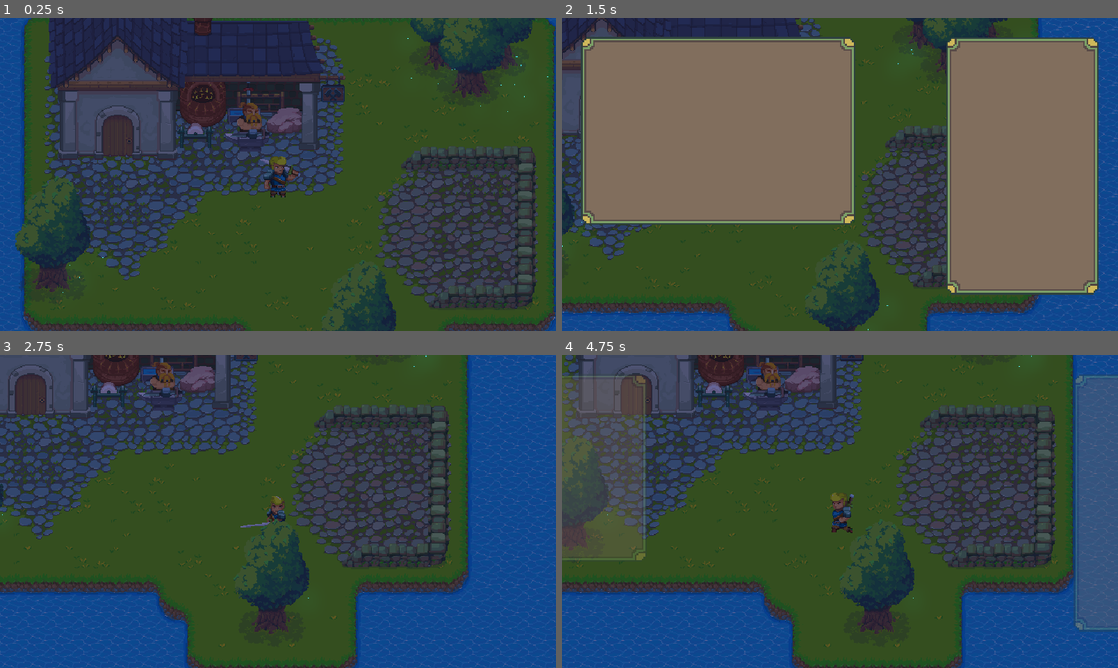
Above: before the commit, frames 1-4 (two rows, left to right).
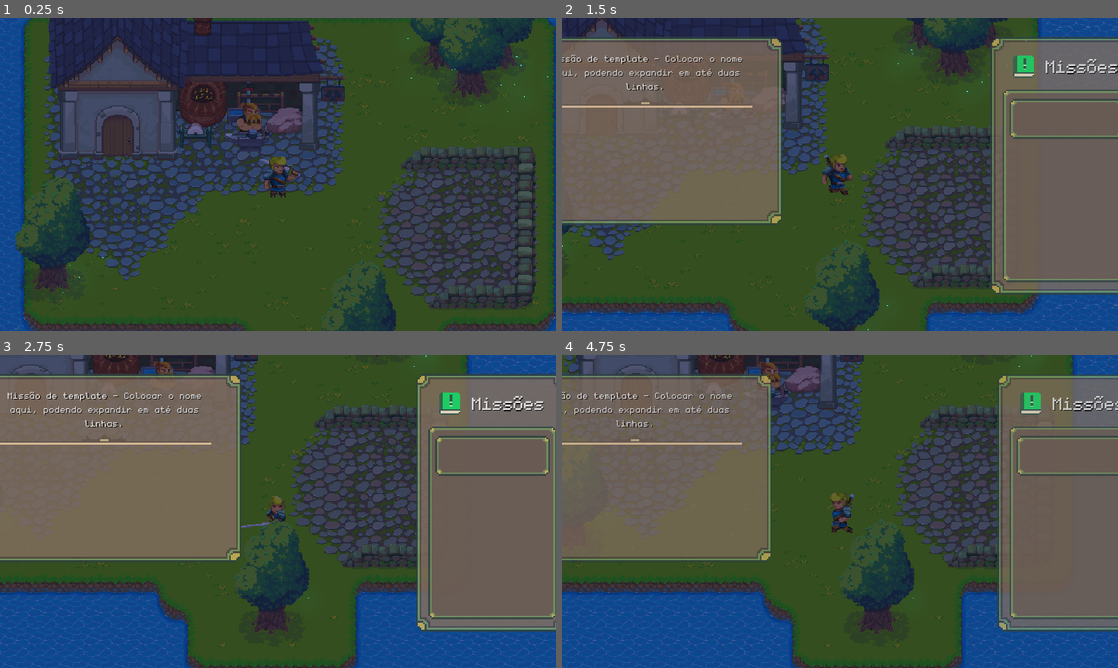
Above: after the commit, the same moments.

Repository: Bandeiraa/Shadow-World
Game: Godot game, scene res://scenes/grass_lands/management/level.tscn
Same seed, same stepped clock (60 frames per second), same inputs: the game is played once before the commit and once after it.
Inputs (mouse positions are in pixels of both pictures, inside the frame that each line leads up to):
- Up to frame 1 (0.25 s): no input
- Up to frame 2 (1.5 s): move the mouse to (962, 158) at 0.52 s; hold Right (ui_right) 0.53-1.28 s; tap I (main_container, bound only before the commit) at 0.6 s; tap Q (quest_container, bound only after the commit) at 0.8, 1.35 s; move the mouse to (728, 190) at 1.27 s; hold Down (ui_down) from 1.28 s (still down)
- Up to frame 3 (2.75 s): tap I (main_container, bound only before the commit) at 1.55 s; move the mouse to (333, 442) at 2.02 s; release Down (ui_down) at 2.03 s; hold Right (ui_right) from 2.03 s (still down); click (333, 442) at 2.1 s; tap Q (quest_container, bound only after the commit) at 2.3 s
- Up to frame 4 (4.75 s): move the mouse to (812, 574) at 2.77 s; release Right (ui_right) at 2.78 s; hold Up (ui_up) 2.78-3.53 s; tap E (interact) at 2.85 s; tap I (main_container, bound only before the commit) at 3.05, 3.6, 4.55 s; move the mouse to (1006, 558) at 3.52 s; hold Left (ui_left) from 3.53 s (still down); tap Q (quest_container, bound only after the commit) at 3.8, 4.35 s; move the mouse to (673, 464) at 4.27 s

The runs differ from the first frame. In frame 1, 0.1% of the frame differs, in the area x 33-62%, y 20-36%; in frame 2, 31%; in frame 3, 46%, in the area x 0-100%, y 0-89%; in frame 4, 39%.

Commit message:
Quest Container (GUI)

Diff:
--- a/project.godot
+++ b/project.godot
@@ -45,9 +45,9 @@
 "path": "res://scripts/grass_lands/management/level.gd"
 }, {
 "base": "Control",
-"class": "MainContainer",
+"class": "QuestContainer",
 "language": "GDScript",
-"path": "res://scripts/general/interface/main_container.gd"
+"path": "res://scripts/general/interface/quest/quest_container.gd"
 } ]
 _global_script_class_icons={
 "Blacksmith": "",
@@ -57,7 +57,7 @@
 "Dialog": "",
 "GUI": "",
 "GrassLandsLM": "",
-"MainContainer": ""
+"QuestContainer": ""
 }
 
 [application]
@@ -139,9 +139,9 @@
 "events": [ Object(InputEventKey,"resource_local_to_scene":false,"resource_name":"","device":0,"alt":false,"shift":false,"control":false,"meta":false,"command":false,"pressed":false,"scancode":69,"physical_scancode":0,"unicode":0,"echo":false,"script":null)
  ]
 }
-main_container={
+quest_container={
 "deadzone": 0.5,
-"events": [ Object(InputEventKey,"resource_local_to_scene":false,"resource_name":"","device":0,"alt":false,"shift":false,"control":false,"meta":false,"command":false,"pressed":false,"scancode":73,"physical_scancode":0,"unicode":0,"echo":false,"script":null)
+"events": [ Object(InputEventKey,"resource_local_to_scene":false,"resource_name":"","device":0,"alt":false,"shift":false,"control":false,"meta":false,"command":false,"pressed":false,"scancode":81,"physical_scancode":0,"unicode":0,"echo":false,"script":null)
  ]
 }
 
--- a/scenes/general/interface/game_user_interface.tscn
+++ b/scenes/general/interface/game_user_interface.tscn
@@ -1,9 +1,9 @@
 [gd_scene load_steps=3 format=2]
 
 [ext_resource path="res://scripts/general/interface/game_user_interface.gd" type="Script" id=1]
-[ext_resource path="res://scenes/general/interface/main_container.tscn" type="PackedScene" id=2]
+[ext_resource path="res://scenes/general/interface/quest/quest_container.tscn" type="PackedScene" id=2]
 
 [node name="GUI" type="CanvasLayer" groups=["gui"]]
 script = ExtResource( 1 )
 
-[node name="MainContainer" parent="." instance=ExtResource( 2 )]
+[node name="QuestContainer" parent="." instance=ExtResource( 2 )]
--- a/scenes/general/interface/main_container.tscn
+++ b/scenes/general/interface/quest/quest_container.tscn
@@ -1,8 +1,37 @@
-[gd_scene load_steps=7 format=2]
+[gd_scene load_steps=20 format=2]
 
 [ext_resource path="res://assets/interface/general/main_container.png" type="Texture" id=1]
-[ext_resource path="res://assets/interface/general/sidebar_container.png" type="Texture" id=2]
-[ext_resource path="res://scripts/general/interface/main_container.gd" type="Script" id=3]
+[ext_resource path="res://assets/interface/quest/sidebar.png" type="Texture" id=2]
+[ext_resource path="res://scripts/general/interface/quest/quest_container.gd" type="Script" id=3]
+[ext_resource path="res://assets/interface/icons/book.png" type="Texture" id=4]
+[ext_resource path="res://assets/interface/quest/container.png" type="Texture" id=6]
+[ext_resource path="res://scenes/general/interface/quest/quest_slot.tscn" type="PackedScene" id=7]
+[ext_resource path="res://assets/interface/quest/quest_separation.png" type="Texture" id=8]
+[ext_resource path="res://assets/interface/fonts/monogram.ttf" type="DynamicFontData" id=9]
+
+[sub_resource type="DynamicFont" id=11]
+font_data = ExtResource( 9 )
+
+[sub_resource type="DynamicFont" id=4]
+size = 32
+font_data = ExtResource( 9 )
+
+[sub_resource type="StyleBoxEmpty" id=5]
+
+[sub_resource type="StyleBoxEmpty" id=6]
+
+[sub_resource type="StyleBoxEmpty" id=7]
+
+[sub_resource type="StyleBoxEmpty" id=8]
+
+[sub_resource type="StyleBoxEmpty" id=9]
+
+[sub_resource type="Theme" id=10]
+VScrollBar/styles/grabber = SubResource( 5 )
+VScrollBar/styles/grabber_highlight = SubResource( 6 )
+VScrollBar/styles/grabber_pressed = SubResource( 7 )
+VScrollBar/styles/scroll = SubResource( 8 )
+VScrollBar/styles/scroll_focus = SubResource( 9 )
 
 [sub_resource type="Animation" id=2]
 length = 0.001
@@ -195,10 +224,11 @@
 "values": [ true ]
 }
 
-[node name="MainContainer" type="Control"]
+[node name="QuestContainer" type="Control"]
 visible = false
 anchor_right = 1.0
 anchor_bottom = 1.0
+mouse_filter = 2
 script = ExtResource( 3 )
 
 [node name="LeftContainer" type="TextureRect" parent="."]
@@ -209,15 +239,101 @@
 margin_bottom = 240.0
 texture = ExtResource( 1 )
 
+[node name="VContainer" type="VBoxContainer" parent="LeftContainer"]
+anchor_left = 0.5
+anchor_top = 0.5
+anchor_right = 0.5
+anchor_bottom = 0.5
+margin_left = -125.0
+margin_top = -90.0
+margin_right = 125.0
+margin_bottom = 90.0
+
+[node name="QuestName" type="Label" parent="LeftContainer/VContainer"]
+margin_right = 250.0
+margin_bottom = 31.0
+rect_min_size = Vector2( 0, 31 )
+custom_colors/font_color_shadow = Color( 0, 0, 0, 1 )
+custom_fonts/font = SubResource( 11 )
+text = "Missão de template - Colocar o nome aqui, podendo expandir em até duas linhas."
+align = 1
+valign = 1
+autowrap = true
+
+[node name="QuestSeparation" type="TextureRect" parent="LeftContainer/VContainer"]
+margin_top = 35.0
+margin_right = 250.0
+margin_bottom = 48.0
+texture = ExtResource( 8 )
+
 [node name="RightSidebar" type="TextureRect" parent="."]
 modulate = Color( 1, 1, 1, 0 )
 anchor_left = 1.0
 anchor_right = 1.0
-margin_left = 20.0
+margin_left = 660.0
 margin_top = 20.0
-margin_right = 200.0
+margin_right = 840.0
 margin_bottom = 320.0
+mouse_filter = 2
 texture = ExtResource( 2 )
+
+[node name="Header" type="HBoxContainer" parent="RightSidebar"]
+anchor_left = 0.5
+anchor_right = 0.5
+margin_left = -72.0
+margin_top = 11.0
+margin_right = 72.0
+margin_bottom = 59.0
+rect_min_size = Vector2( 144, 48 )
+custom_constants/separation = 0
+
+[node name="Icon" type="TextureRect" parent="RightSidebar/Header"]
+margin_right = 48.0
+margin_bottom = 48.0
+rect_min_size = Vector2( 48, 48 )
+texture = ExtResource( 4 )
+expand = true
+
+[node name="Text" type="Label" parent="RightSidebar/Header"]
+margin_left = 48.0
+margin_top = 11.0
+margin_right = 132.0
+margin_bottom = 37.0
+custom_colors/font_color_shadow = Color( 0, 0, 0, 1 )
+custom_fonts/font = SubResource( 4 )
+text = "Missões"
+align = 1
+valign = 1
+
+[node name="QuestContainer" type="TextureRect" parent="RightSidebar"]
+anchor_left = 0.5
+anchor_top = 0.5
+anchor_right = 0.5
+anchor_bottom = 0.5
+margin_left = -74.0
+margin_top = -88.0
+margin_right = 74.0
+margin_bottom = 134.0
+texture = ExtResource( 6 )
+
+[node name="Container" type="ScrollContainer" parent="RightSidebar/QuestContainer"]
+anchor_left = 0.5
+anchor_top = 0.5
+anchor_right = 0.5
+anchor_bottom = 0.5
+margin_left = -66.0
+margin_top = -100.0
+margin_right = 66.0
+margin_bottom = 100.0
+mouse_filter = 1
+theme = SubResource( 10 )
+
+[node name="VContainer" type="VBoxContainer" parent="RightSidebar/QuestContainer/Container"]
+margin_right = 132.0
+margin_bottom = 46.0
+mouse_filter = 2
+
+[node name="QuestSlot" parent="RightSidebar/QuestContainer/Container/VContainer" instance=ExtResource( 7 )]
 
 [node name="Animation" type="AnimationPlayer" parent="."]
 anims/RESET = SubResource( 2 )
--- /dev/null
+++ b/scenes/general/interface/quest/quest_slot.tscn
@@ -0,0 +1,10 @@
+[gd_scene load_steps=2 format=2]
+
+[ext_resource path="res://assets/interface/quest/slot.png" type="Texture" id=1]
+
+[node name="QuestSlot" type="TextureRect"]
+margin_right = 132.0
+margin_bottom = 46.0
+rect_min_size = Vector2( 132, 46 )
+mouse_filter = 2
+texture = ExtResource( 1 )
--- a/scenes/grass_lands/npcs/blacksmith.tscn
+++ b/scenes/grass_lands/npcs/blacksmith.tscn
@@ -879,7 +879,7 @@
 position = Vector2( 167, 48 )
 frames = SubResource( 26 )
 animation = "idle"
-frame = 13
+frame = 1
 playing = true
 
 [node name="Wall" type="Sprite" parent="Art"]
@@ -898,7 +898,7 @@
 z_index = 2
 frames = SubResource( 43 )
 animation = "white_type_2"
-frame = 18
+frame = 7
 playing = true
 
 [node name="Bottom" type="AnimatedSprite" parent="Art/Forge"]
@@ -906,6 +906,7 @@
 z_index = -1
 frames = SubResource( 9 )
 animation = "off"
+frame = 4
 playing = true
 
 [node name="Animation" type="AnimationPlayer" parent="Art/Forge"]
@@ -916,7 +917,7 @@
 
 [node name="Npc" type="Node2D" parent="Art"]
 script = ExtResource( 21 )
-dialog = [ "Hello, Adventurer...", "How can I help you?" ]
+dialog = [ "Olá, aventureiro...", "Precisa de algo?" ]
 
 [node name="Anvil" type="AnimatedSprite" parent="Art/Npc"]
 position = Vector2( 72, 105 )
@@ -928,6 +929,7 @@
 position = Vector2( 73, 85 )
 frames = SubResource( 127 )
 animation = "animation_2"
+frame = 4
 playing = true
 
 [node name="InteractArea" type="Area2D" parent="Art/Npc"]
@@ -958,7 +960,6 @@
 z_index = -1
 frames = SubResource( 155 )
 animation = "idle"
-frame = 4
 playing = true
 
 [node name="Collision" type="CollisionShape2D" parent="."]
--- a/scripts/general/interface/game_user_interface.gd
+++ b/scripts/general/interface/game_user_interface.gd
@@ -3,7 +3,7 @@
 
 const DIALOG: PackedScene = preload("res://scenes/general/interface/dialog.tscn")
 
-onready var main_container: Control = get_node("MainContainer")
+onready var quest_container: Control = get_node("QuestContainer")
 
 func select_container(object, type: String, info_list: Array) -> void:
 	var target_scene = null
@@ -22,15 +22,15 @@
 
 
 func _process(_delta: float) -> void:
-	handle_main_container()
+	handle_quest_container()
 
 
-func handle_main_container() -> void:
-	var on_action: bool = main_container.on_action
-	if Input.is_action_just_pressed("main_container") and not on_action:
-		main_container.play_animation("show_container")
+func handle_quest_container() -> void:
+	var on_action: bool = quest_container.on_action
+	if Input.is_action_just_pressed("quest_container") and not on_action:
+		quest_container.play_animation("show_container")
 		return
 
-	if Input.is_action_just_pressed("main_container") and on_action:
-		main_container.play_animation("hide_container")
+	if Input.is_action_just_pressed("quest_container") and on_action:
+		quest_container.play_animation("hide_container")
 		return
--- a/scripts/general/interface/main_container.gd
+++ b/scripts/general/interface/quest/quest_container.gd
@@ -1,5 +1,5 @@
 extends Control
-class_name MainContainer
+class_name QuestContainer
 
 onready var animation: AnimationPlayer = get_node("Animation")
 
Binary file added: assets/interface/fonts/monogram.ttf
Binary file added: assets/interface/icons/bag.png
Not shown, added: assets/interface/icons/bag.png.import
Binary file added: assets/interface/icons/book.png
Not shown, added: assets/interface/icons/book.png.import
Binary file added: assets/interface/icons/magnifier.png
Not shown, added: assets/interface/icons/magnifier.png.import
Binary file added: assets/interface/quest/container.png
Not shown, added: assets/interface/quest/container.png.import
Binary file added: assets/interface/quest/quest_separation.png
Not shown, changed: assets/interface/quest/quest_separation.png.import
Renamed: assets/interface/general/sidebar_container.png -> assets/interface/quest/sidebar.png
(and 3 more such lines)
